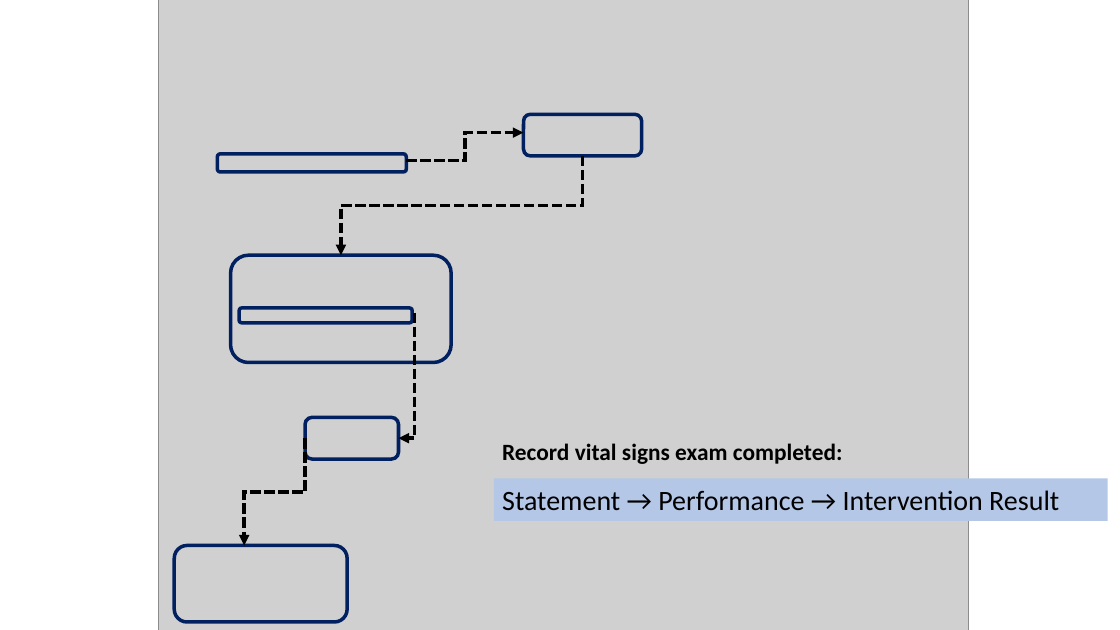
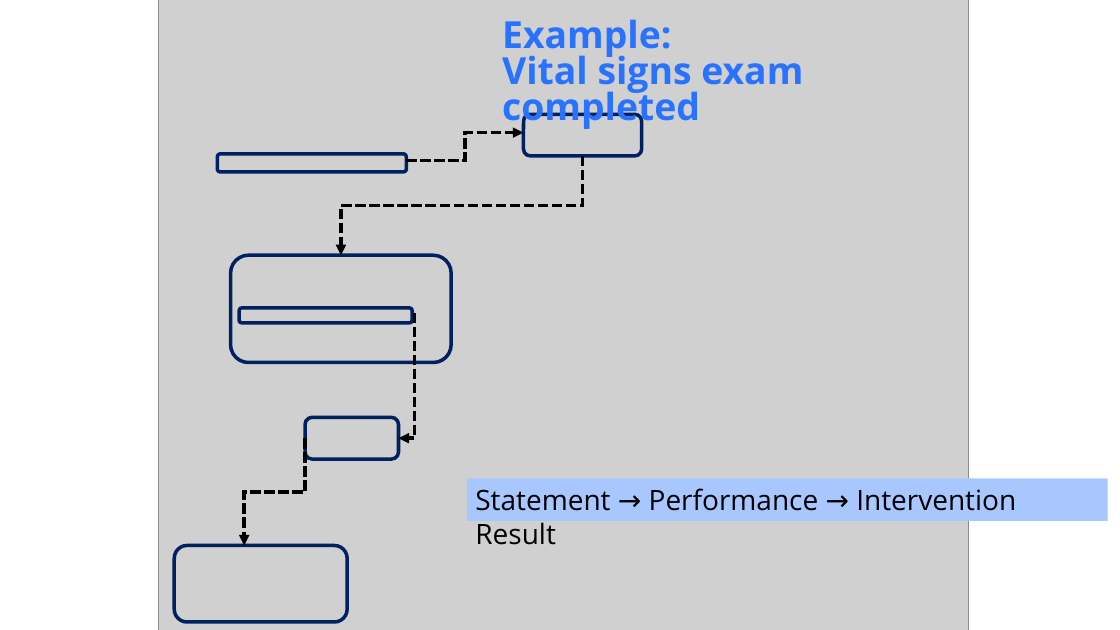
Before and after one commit to HL7/ANF, a slide deck: slide 9 of src/main/uml/doc/ANF Reference Model.pptx (slide 7 before the commit). Drawn at 1120x630 pixels with LibreOffice and Linux fonts; fonts in the diff are those of the drawing; grey boxes stand for pictures. Boxes give left, top, right and bottom in pixels: in the first picture for what was removed or moved away, otherwise in the second. Text is boxed around its words. In the diff, an @@ line names an element or a change of style, - is before the commit and + after.

Commit message:
Updated slide deck format ANF Reference Model.pptx Revised docbook header for introduction.xml and conclusion.xml Updated the audience for introduction.xml

```diff
--- a/src/main/uml/doc/ANF Reference Model.pptx
+++ b/src/main/uml/doc/ANF Reference Model.pptx
@@ text at [502,19,803,131]: text changed; size 20 to 32 pt; font Calibri to Open Sans; text colour #000000 to #2972FF @@
-Record vital signs exam completed:
+Example:
+Vital signs exam completed
@@ rectangle "Statement → Performance → Intervention ...": place and size @@
-rectangle "Statement → Performance → Intervention ..." at [494,479,1108,521]
+rectangle "Statement → Performance → Intervention ..." at [467,479,1108,521]
@@ rectangle "Statement → Performance → Intervention ..." at [467,479,1108,521]: font Calibri to Open Sans; fill #B4C7E7 to #A9C7FF @@
```
Also in this commit, not shown: 10 other slides changed, 2 slides added, 2 other files.
